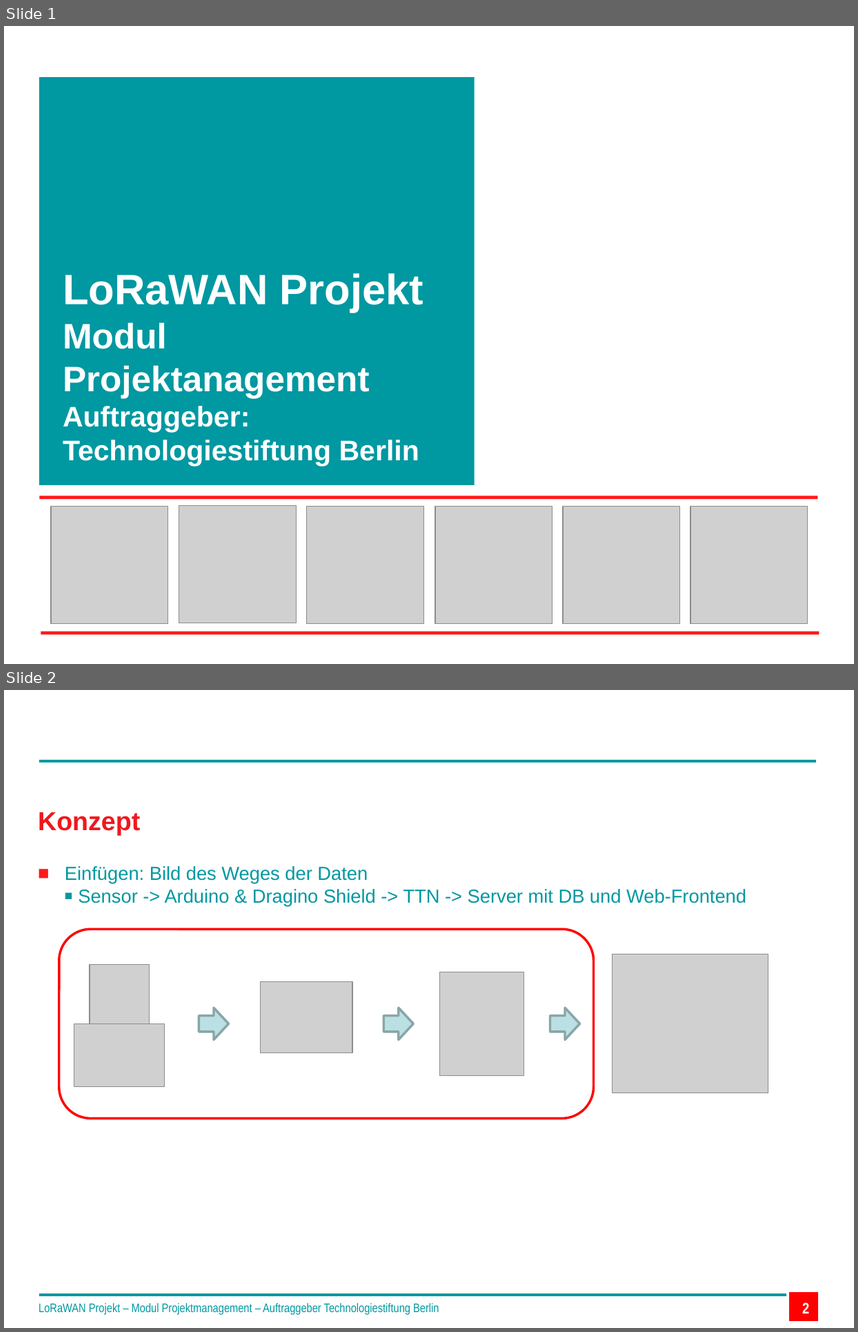
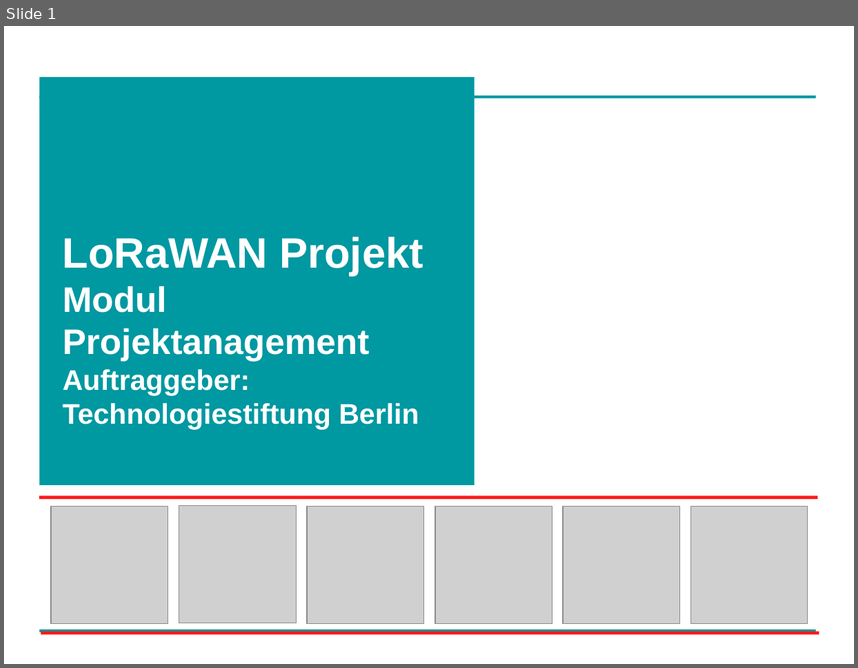
Before and after one commit to technologiestiftung/flussbad, a slide deck: doc/Praesentation_Meeting_13.06.2017.pptx. Shown one above the other, each under a label of ours: slides 1 and 2 before the commit, slide 1 after it. The pictures are 858x1332 and 858x668 pixels, drawn with LibreOffice and Linux fonts; fonts in the diff are those of the drawing; grey boxes stand for pictures; background and template pictures are left out. Boxes give left, top, right and bottom in pixels: in the first picture for what was removed or moved away, otherwise in the second. Text is boxed around its words. In the diff, an @@ line names an element or a change of style, - is before the commit and + after.

```diff
--- a/doc/Praesentation_Meeting_13.06.2017.pptx
+++ b/doc/Praesentation_Meeting_13.06.2017.pptx
@@ slide 2 removed at [4,690,854,1328], background #FFFFFF @@
@@ line removed from (40, 760) to (816, 760) @@
@@ text removed at [38,812,140,836] @@
-Konzept
@@ text removed at [65,866,746,907] @@
-■ Einfügen: Bild des Weges der Daten
-  ■ Sensor -> Arduino & Dragino Shield -> TTN -> Server mit DB und Web-Frontend
@@ rounded rectangle removed at [59,929,594,1118] @@
@@ picture removed at [613,954,769,1093] @@
@@ picture removed at [90,964,150,1023] @@
@@ picture removed at [439,972,524,1075] @@
@@ picture removed at [260,982,352,1053] @@
@@ right arrow removed at [199,1008,228,1041] @@
@@ right arrow removed at [384,1008,414,1041] @@
@@ right arrow removed at [550,1008,579,1041] @@
@@ picture removed at [74,1023,165,1086] @@
@@ text removed at [38,1303,439,1314] @@
-LoRaWAN Projekt – Modul Projektmanagement – Auftraggeber Technologiestiftung Berlin
@@ line removed from (40, 1294) to (816, 1294) @@
@@ rectangle removed at [788,1291,819,1323] @@
@@ page number removed at [802,1302,809,1313] @@
-2
@@ slide 1 changed as well @@
@@ line added from (40, 96) to (816, 96), #0098A1 2.24 pt @@
@@ text "LoRaWAN Projekt Modul Projektanagement Auftraggeber: ...": place and size @@
-text "LoRaWAN Projekt Modul Projektanagement Auftraggeber: ..." at [63,273,424,466]
+text "LoRaWAN Projekt Modul Projektanagement Auftraggeber: ..." at [63,236,424,429]
@@ line added from (40, 630) to (816, 630), #0098A1 2.24 pt @@
```
Also in this commit, not shown: 5 other slides changed, 1 other file.
